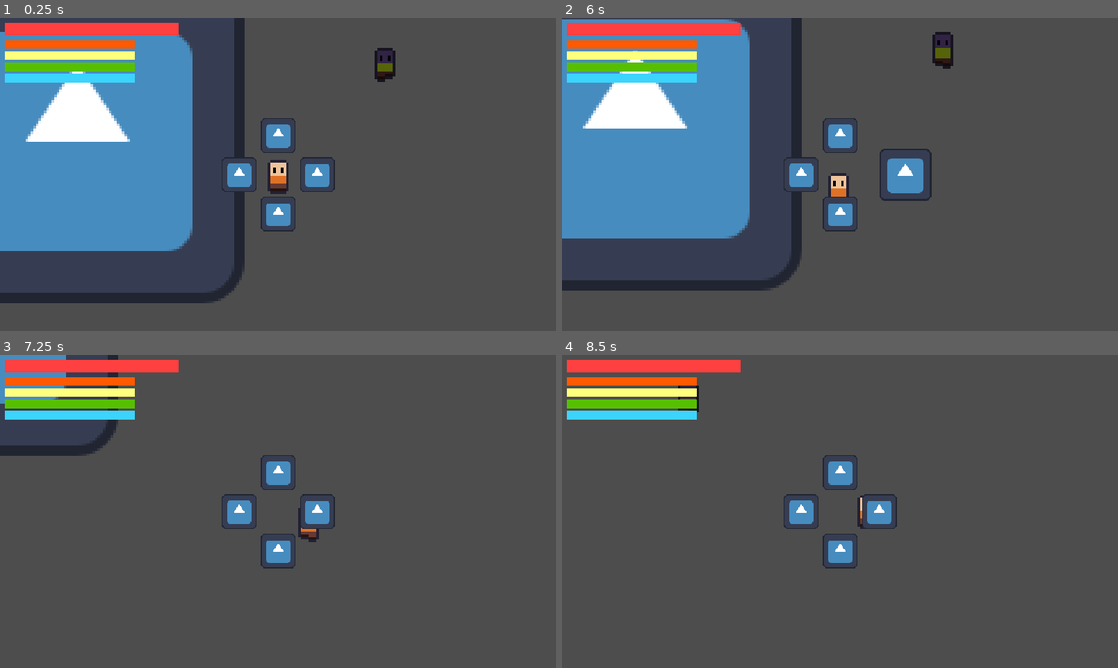
Above: before the commit, frames 1-4 (two rows, left to right).
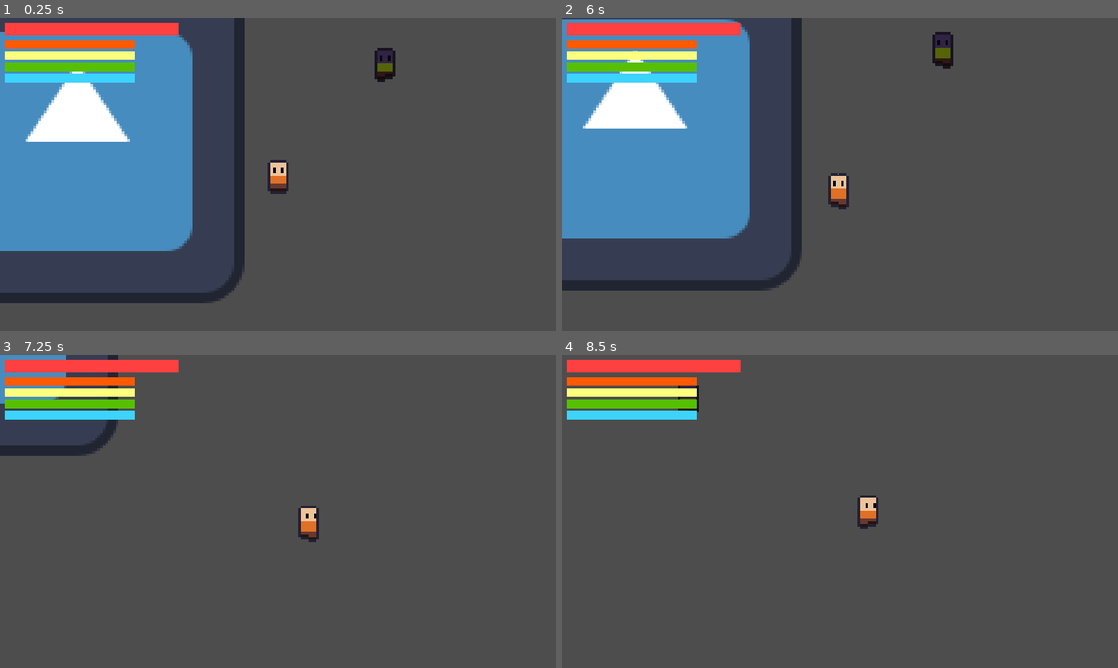
Above: after the commit, the same moments.

Repository: PurplikDev/magic-roguelike
Game: Godot game, scene res://scenes/main.tscn
Two runs of this game, one before a commit and one after it. Both use one fixed random seed, a clock stepped at 60 frames per second and the inputs below. The engine's default icon, where the game draws it, is replaced by a stand-in: a white triangle on a blue panel in a dark square.
Inputs (mouse positions are in pixels of both pictures, inside the frame that each line leads up to):
- Up to frame 1 (0.25 s): no input
- Up to frame 2 (6 s): click (840, 136) at 0.52 s; move the mouse to (962, 158) at 1.27 s; hold D (right) 1.28-2.03 s; click (962, 158) at 1.35 s; tap F (spell_wheel) at 1.55, 2.1, 3.05, 4.55, 5.85 s; move the mouse to (728, 190) at 2.02 s; hold S (down) 2.03-2.78 s; click (728, 190) at 2.3 s; move the mouse to (895, 105) at 2.77 s; hold D (right) 2.78-3.53 s; tap Mouse wheel up (camera_zoom_in) at 2.85 s; move the mouse to (812, 237) at 3.52 s; hold W (up) 3.53-4.28 s; tap Mouse wheel down (camera_zoom_out) at 3.6 s; click (812, 237) at 3.8 s; move the mouse to (1006, 221) at 4.27 s; hold A (left) 4.28-5.78 s; click (1006, 221) at 4.35 s; move the mouse to (673, 127) at 5.02 s; tap E (interact) at 5.1 s; click (673, 127) at 5.3 s; move the mouse to (867, 174) at 5.77 s; hold S (down) from 5.78 s (still down)
- Up to frame 3 (7.25 s): move the mouse to (194, 433) at 6.52 s; release S (down) at 6.53 s; hold D (right) from 6.53 s (still down); click (194, 433) at 6.6 s
- Up to frame 4 (8.5 s): move the mouse to (962, 495) at 7.27 s; release D (right) at 7.28 s; hold W (up) 7.28-8.03 s; tap F (spell_wheel) at 7.35 s; move the mouse to (728, 527) at 8.02 s; hold D (right) from 8.03 s (still down); tap Mouse wheel up (camera_zoom_in) at 8.1 s; click (728, 527) at 8.3 s

The runs differ from the first frame. In frame 1, 1.6% of the frame differs, in the area x 39-61%, y 32-69%; in frame 2, 2.2%, in the area x 39-67%, y 32-69%; in frame 3, 1.7%; in frame 4, 1.7%.
Error after the commit: Invalid assignment of property or key 'texture' with value of type 'CompressedTexture2D' on a base object of type 'Nil'. (res://scripts/ui/elements/spell_eleme…

Commit message:
spell wheel progress

Diff:
--- a/scenes/player.tscn
+++ b/scenes/player.tscn
@@ -14,7 +14,19 @@
 [ext_resource type="Script" path="res://scripts/component/stat_component.gd" id="10_0fapk"]
 [ext_resource type="Texture2D" uid="uid://c5ni7mfv68212" path="res://assets/entity/player.png" id="10_c405t"]
 [ext_resource type="Script" path="res://scripts/component/spell_casting_component.gd" id="10_f1s1l"]
+[ext_resource type="Script" path="res://scripts/resource/spell/spell.gd" id="10_rni6r"]
+[ext_resource type="Texture2D" uid="uid://bu85vt6axrkgu" path="res://assets/player.png" id="11_k753q"]
 [ext_resource type="PackedScene" uid="uid://daisebv88or8x" path="res://scenes/ui/player_hud.tscn" id="15_pqtot"]
+
+[sub_resource type="Resource" id="Resource_fedw5"]
+script = ExtResource("10_rni6r")
+spell_name = "cum"
+spell_icon = ExtResource("11_k753q")
+ignis_cost = 5.0
+aer_cost = 0.5
+terra_cost = 2.0
+aqua_cost = 0.0
+cast_cooldown = 1.0
 
 [sub_resource type="AtlasTexture" id="AtlasTexture_ntlom"]
 atlas = ExtResource("10_c405t")
@@ -175,6 +187,7 @@
 aer_stat = NodePath("../../Stats/AerStat")
 terra_stat = NodePath("../../Stats/TerraStat")
 aqua_stat = NodePath("../../Stats/AquaStat")
+spells = Array[ExtResource("10_rni6r")]([SubResource("Resource_fedw5")])
 
 [node name="Stats" type="Node" parent="."]
 
@@ -203,12 +216,13 @@
 [node name="CastTimer" type="Timer" parent="Timers"]
 wait_time = 0.125
 
-[node name="PlayerHUD" parent="." node_paths=PackedStringArray("health_stat", "ignis_stat", "aer_stat", "terra_stat", "aqua_stat") instance=ExtResource("15_pqtot")]
+[node name="PlayerHUD" parent="." node_paths=PackedStringArray("health_stat", "ignis_stat", "aer_stat", "terra_stat", "aqua_stat", "spell_component") instance=ExtResource("15_pqtot")]
 health_stat = NodePath("../Stats/HealthStat")
 ignis_stat = NodePath("../Stats/IgnisStat")
 aer_stat = NodePath("../Stats/AerStat")
 terra_stat = NodePath("../Stats/TerraStat")
 aqua_stat = NodePath("../Stats/AquaStat")
+spell_component = NodePath("../Components/SpellCastingComponent")
 
 [node name="DamageFlashComponent" type="CanvasGroup" parent="."]
 script = ExtResource("8_ffurp")
--- a/scenes/ui/elements/spell_element.tscn
+++ b/scenes/ui/elements/spell_element.tscn
@@ -1,7 +1,6 @@
-[gd_scene load_steps=3 format=3 uid="uid://eoki4ekvh3bx"]
+[gd_scene load_steps=2 format=3 uid="uid://eoki4ekvh3bx"]
 
 [ext_resource type="Script" path="res://scripts/ui/elements/spell_element.gd" id="1_4d4h2"]
-[ext_resource type="Texture2D" uid="uid://cgku34nmatr5r" path="res://assets/icon.svg" id="1_rajwj"]
 
 [node name="SpellElement" type="Control"]
 layout_mode = 3
@@ -17,7 +16,7 @@
 pivot_offset = Vector2(45, 0)
 script = ExtResource("1_4d4h2")
 
-[node name="TextureButton" type="TextureButton" parent="."]
+[node name="Texture" type="TextureRect" parent="."]
 layout_mode = 1
 anchors_preset = 6
 anchor_left = 1.0
@@ -31,6 +30,23 @@
 grow_horizontal = 0
 grow_vertical = 2
 pivot_offset = Vector2(20, 20)
-texture_normal = ExtResource("1_rajwj")
-ignore_texture_size = true
+expand_mode = 1
 stretch_mode = 5
+
+[node name="Label" type="Label" parent="Texture"]
+layout_mode = 1
+anchors_preset = 7
+anchor_left = 0.5
+anchor_top = 1.0
+anchor_right = 0.5
+anchor_bottom = 1.0
+offset_left = -44.0
+offset_right = 44.0
+offset_bottom = 22.0
+grow_horizontal = 2
+grow_vertical = 0
+pivot_offset = Vector2(44, 11)
+theme_override_font_sizes/font_size = 15
+text = "placeholder"
+horizontal_alignment = 1
+vertical_alignment = 1
--- a/scenes/ui/player_hud.tscn
+++ b/scenes/ui/player_hud.tscn
@@ -1,9 +1,8 @@
-[gd_scene load_steps=5 format=3 uid="uid://daisebv88or8x"]
+[gd_scene load_steps=4 format=3 uid="uid://daisebv88or8x"]
 
 [ext_resource type="Script" path="res://scripts/ui/player_hud.gd" id="1_ccbg7"]
 [ext_resource type="PackedScene" uid="uid://cpxkxkutg3mpd" path="res://scenes/ui/elements/stat_bar.tscn" id="2_nc342"]
 [ext_resource type="PackedScene" uid="uid://cahoqopha410" path="res://scenes/ui/spell_wheel.tscn" id="3_e0b3n"]
-[ext_resource type="PackedScene" uid="uid://eoki4ekvh3bx" path="res://scenes/ui/elements/spell_element.tscn" id="3_qhkbj"]
 
 [node name="PlayerHUD" type="CanvasLayer"]
 script = ExtResource("1_ccbg7")
@@ -45,18 +44,4 @@
 
 [node name="SpellWheel" parent="." instance=ExtResource("3_e0b3n")]
 
-[node name="SpellElement" parent="SpellWheel" index="0"]
-rotation = -1.5708
-
-[node name="SpellElement6" parent="SpellWheel" instance=ExtResource("3_qhkbj")]
-layout_mode = 1
-
-[node name="SpellElement7" parent="SpellWheel" instance=ExtResource("3_qhkbj")]
-layout_mode = 1
-rotation = 1.5708
-
-[node name="SpellElement8" parent="SpellWheel" instance=ExtResource("3_qhkbj")]
-layout_mode = 1
-rotation = 3.14159
-
 [editable path="SpellWheel"]
--- a/scenes/ui/spell_wheel.tscn
+++ b/scenes/ui/spell_wheel.tscn
@@ -1,7 +1,6 @@
-[gd_scene load_steps=3 format=3 uid="uid://cahoqopha410"]
+[gd_scene load_steps=2 format=3 uid="uid://cahoqopha410"]
 
 [ext_resource type="Script" path="res://scripts/ui/spell_wheel.gd" id="1_ecrl8"]
-[ext_resource type="PackedScene" uid="uid://eoki4ekvh3bx" path="res://scenes/ui/elements/spell_element.tscn" id="1_m22oh"]
 
 [node name="SpellWheel" type="Control"]
 layout_mode = 3
@@ -18,5 +17,13 @@
 grow_vertical = 2
 script = ExtResource("1_ecrl8")
 
-[node name="SpellElement" parent="." instance=ExtResource("1_m22oh")]
+[node name="SpellElements" type="Control" parent="."]
 layout_mode = 1
+anchors_preset = 15
+anchor_right = 1.0
+anchor_bottom = 1.0
+grow_horizontal = 2
+grow_vertical = 2
+rotation = -3.14159
+scale = Vector2(1e-05, 1e-05)
+pivot_offset = Vector2(90, 90)
--- a/scripts/component/spell_casting_component.gd
+++ b/scripts/component/spell_casting_component.gd
@@ -9,7 +9,7 @@
 @export var terra_stat: StatComponent
 @export var aqua_stat: StatComponent
 
-var spells: Array[Spell]
+@export var spells: Array[Spell]
 var current_spell: Spell
 var max_spell_amount: int
 
--- a/scripts/resource/spell/spell.gd
+++ b/scripts/resource/spell/spell.gd
@@ -1,10 +1,14 @@
 class_name Spell
 extends Resource
 
+@export var spell_name: String
+@export var spell_icon: Texture2D
+
+@export var ignis_cost: float
+@export var aer_cost: float
+@export var terra_cost: float
+@export var aqua_cost: float
+
+@export var cast_cooldown: float
+
 var spell: Spell
-var cast_cooldown: float
-
-var ignis_cost: float
-var aer_cost: float
-var terra_cost: float
-var aqua_cost: float
--- a/scripts/ui/elements/spell_element.gd
+++ b/scripts/ui/elements/spell_element.gd
@@ -1,18 +1,31 @@
 extends Control
 
-@onready var texture_button = $TextureButton
+@onready var texture = $Texture
+@onready var label = $Texture/Label
 
 var size_tween: Tween
 var scale_tween: Tween
 
+var parent_rotation: float = 0
+
+var spell: Spell
+
 func _ready():
-	texture_button.mouse_entered.connect(begin_effect)
-	texture_button.mouse_exited.connect(end_effect)
+	texture.mouse_entered.connect(begin_effect)
+	texture.mouse_exited.connect(end_effect)
 
-func _process(delta):
-	texture_button.rotation_degrees = rotation_degrees * -1
+func _process(_delta):
+	if get_parent() != null && get_parent() is Control:
+		parent_rotation = get_parent().rotation_degrees
+	texture.rotation_degrees = (rotation_degrees * -1) - parent_rotation
 
 func begin_effect():
+	effect(Vector2(110, 0), Vector2(1.25, 1.25))
+
+func end_effect():
+	effect(Vector2(90, 0), Vector2(1, 1))
+
+func effect(p_size: Vector2, p_scale: Vector2):
 	if size_tween != null:
 		size_tween.kill()
 
@@ -20,20 +33,12 @@
 		scale_tween.kill()
 
 	size_tween = get_tree().create_tween()
-	size_tween.tween_property(self, "size", Vector2(120, 0), 0.125)
+	size_tween.tween_property(self, "size", p_size, 0.125).set_ease(Tween.EASE_OUT)
 
 	scale_tween = get_tree().create_tween()
-	scale_tween.tween_property(texture_button, "scale", Vector2(1.5, 1.5), 0.125)
+	scale_tween.tween_property(texture, "scale", p_scale, 0.125).set_ease(Tween.EASE_OUT)
 
-func end_effect():
-	if size_tween != null:
-		size_tween.kill()
-
-	if scale_tween != null:
-		scale_tween.kill()
-
-	size_tween = get_tree().create_tween()
-	size_tween.tween_property(self, "size", Vector2(90, 0), 0.125)
-
-	scale_tween = get_tree().create_tween()
-	scale_tween.tween_property(texture_button, "scale", Vector2(1.0, 1.0), 0.125)
+func set_spell(p_spell: Spell):
+	spell = p_spell
+	texture.texture = p_spell.spell_icon
+	label.text = p_spell.spell_name
--- a/scripts/ui/player_hud.gd
+++ b/scripts/ui/player_hud.gd
@@ -6,13 +6,20 @@
 @onready var terra_bar: StatBar = $TerraBar
 @onready var aqua_bar: StatBar = $AquaBar
 
+@onready var spell_wheel: SpellWheel = $SpellWheel
+
 @export var health_stat: StatComponent
 @export var ignis_stat: StatComponent
 @export var aer_stat: StatComponent
 @export var terra_stat: StatComponent
 @export var aqua_stat: StatComponent
 
+@export var spell_component: SpellCastingComponent
+
 func _ready():
+	spell_wheel.spell_component = spell_component
+
+
 	health_bar.set_max_value(health_stat.max_value)
 	ignis_bar.set_max_value(ignis_stat.max_value)
 	aer_bar.set_max_value(aer_stat.max_value)
--- a/scripts/ui/spell_wheel.gd
+++ b/scripts/ui/spell_wheel.gd
@@ -1,10 +1,52 @@
+class_name SpellWheel
 extends Control
 
-func _process(delta):
-	var rotation_per_child: float = 360.0 / get_child_count()
+@onready var spell_elements = $SpellElements
+@onready var spell_element = load("res://scenes/ui/elements/spell_element.tscn")
+
+var spell_component: SpellCastingComponent
+var scale_tween: Tween
+var rotation_tween: Tween
+
+func _process(_delta):
+	if Input.is_action_just_pressed("spell_wheel"):
+		wheel_show()
+	if Input.is_action_just_released("spell_wheel"):
+		wheel_hide()
+
+func wheel_show():
+	refresh_spells()
+	effect(Vector2(1, 1), 0, 0.5)
+
+func wheel_hide():
+	effect(Vector2(0, 0), -180, 0.25)
+
+func effect(p_scale: Vector2, p_rotation_degrees: float, time: float = 0.5):
+	if scale_tween:
+		scale_tween.kill()
+	if rotation_tween:
+		rotation_tween.kill()
+	scale_tween = get_tree().create_tween()
+	scale_tween.tween_property(spell_elements, "scale", p_scale, time).set_ease(Tween.EASE_OUT)
+	rotation_tween = get_tree().create_tween()
+	rotation_tween.tween_property(spell_elements, "rotation_degrees", p_rotation_degrees, time).set_ease(Tween.EASE_OUT)
+
+func refresh_spells():
+	for child in spell_elements.get_children():
+		child.queue_free()
+
+	for n in range(spell_component.spells.size()):
+		var element = spell_element.instantiate()
+		element.set_spell(spell_component.spells[n])
+		spell_elements.add_child(element)
+
+	calculate_rotation()
+
+func calculate_rotation():
+	var rotation_per_child: float = 360.0 / spell_elements.get_child_count()
 	var current_index: int = 0
 
-	var children = get_children()
+	var children = spell_elements.get_children()
 
 	for child in children:
 		if child is Control:
Not shown: 1 places in scenes/player.tscn that only renumber resources
Not shown, added: scenes/ui/speCEE0.tmp
